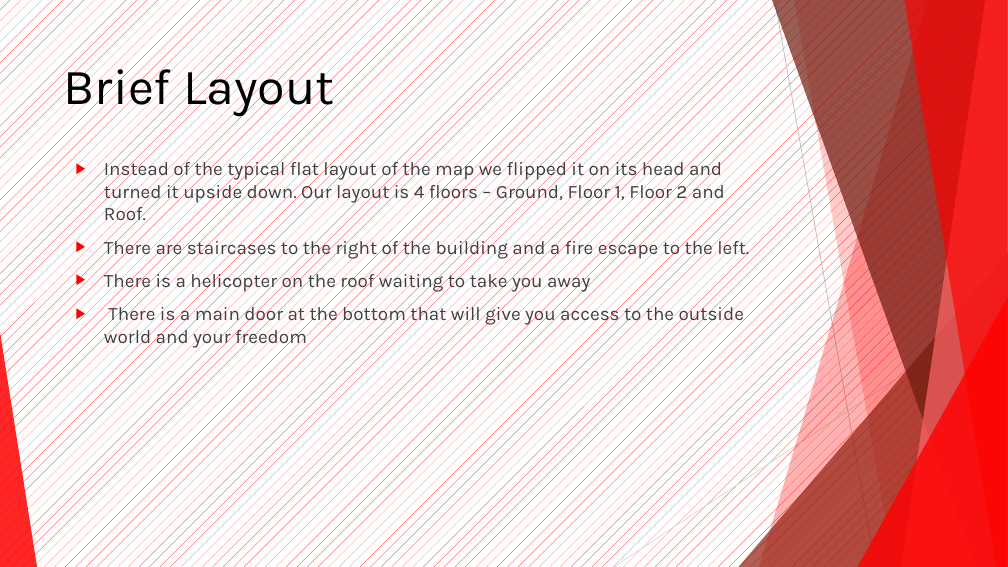
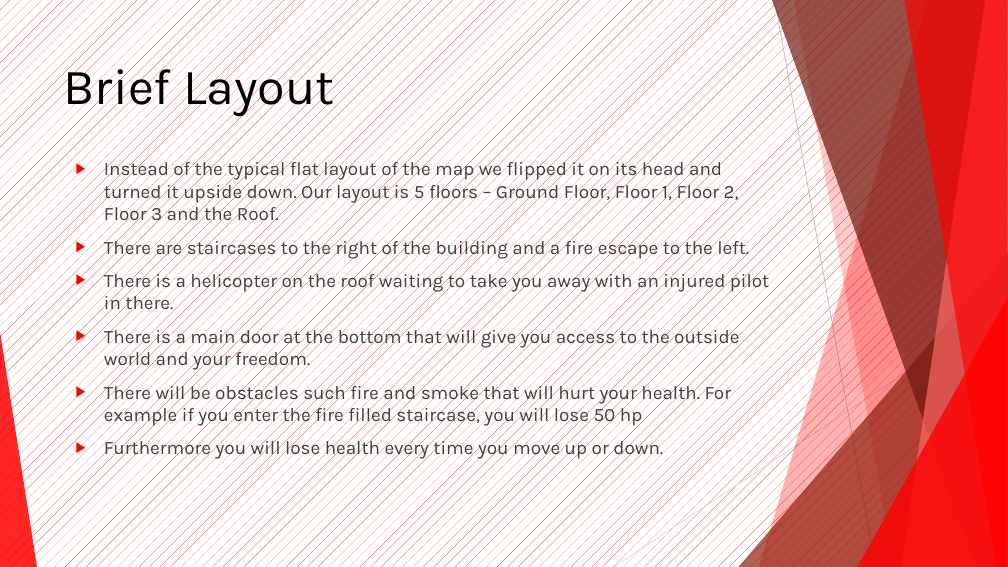
Before and after one commit to taylorrees/shutl, a slide deck: slide 2 of docs/SHUTL Presentation.pptx. Drawn at 1008x567 pixels with LibreOffice and Linux fonts; fonts in the diff are those of the drawing. Boxes give left, top, right and bottom in pixels: in the first picture for what was removed or moved away, otherwise in the second. Text is boxed around its words. In the diff, an @@ line names an element or a change of style, - is before the commit and + after.

Commit message:
Added to the presentation.

```diff
--- a/docs/SHUTL Presentation.pptx
+++ b/docs/SHUTL Presentation.pptx
@@ text at (x1=104, y1=158, x2=739, y2=226): text changed @@
-▶ Instead of the typical flat layout of the map we flipped it on its head and turned it upside down. Our layout is 4 floors – Ground, Floor 1, Floor 2 and Roof.
+▶ Instead of the typical flat layout of the map we flipped it on its head and turned it upside down. Our layout is 5 floors – Ground Floor, Floor 1, Floor 2, Floor 3 and the Roof.
@@ text at (x1=104, y1=270, x2=769, y2=460): text changed @@
-▶ There is a helicopter on the roof waiting to take you away
-▶ There is a main door at the bottom that will give you access to the outside world and your freedom
+▶ There is a helicopter on the roof waiting to take you away with an injured pilot in there.
+▶ There is a main door at the bottom that will give you access to the outside world and your freedom.
+▶ There will be obstacles such fire and smoke that will hurt your health. For example if you enter the fire filled staircase, you will lose 50 hp
+▶ Furthermore you will lose health every time you move up or down.
```
Also in this commit, not shown: 2 other slides changed, 8 slides added, 1 slide removed, 1 other file.
